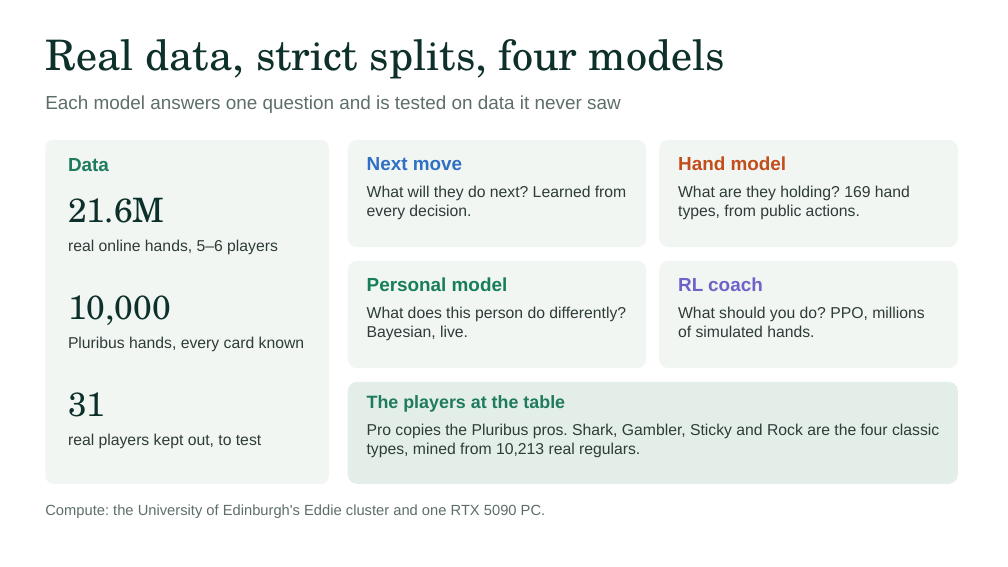
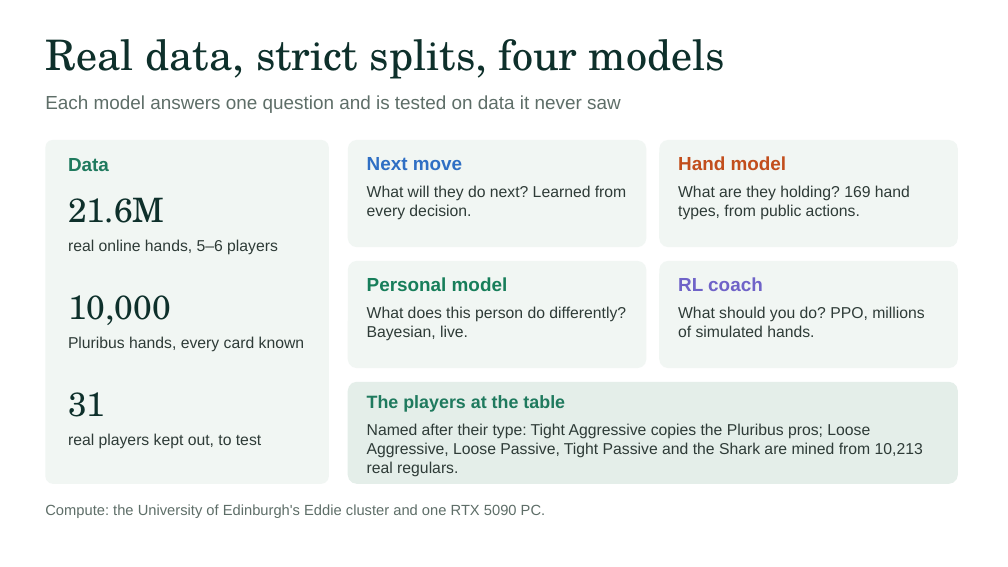
Before and after one commit to Aikk01/HackTheBurgh, a slide deck: slide 3 of docs/slides/PokerMirror.pptx. Drawn at 1008x567 pixels with LibreOffice and Linux fonts; fonts in the diff are those of the drawing. Boxes give left, top, right and bottom in pixels: in the first picture for what was removed or moved away, otherwise in the second. Text is boxed around its words. In the diff, an @@ line names an element or a change of style, - is before the commit and + after.

Commit message:
Players named after their type: Tight Aggressive, Loose Aggressive, Loose Passive, Tight Passive, and the Shark
Small subtitle per player (pro / gambler); simulations rebuilt with the new names (numbers unchanged); wider name and
chip space so the longer names are not cut; docs, screenshots and the deck updated.

```diff
--- a/docs/slides/PokerMirror.pptx
+++ b/docs/slides/PokerMirror.pptx
@@ text at [367,423,923,477]: text changed @@
-Pro copies the Pluribus pros. Shark, Gambler, Sticky and Rock are the four classic types, mined from 10,213 real regulars.
+Named after their type: Tight Aggressive copies the Pluribus pros; Loose Aggressive, Loose Passive, Tight Passive and the Shark are mined from 10,213 real regulars.
```
Also in this commit, not shown: 16 other files.
